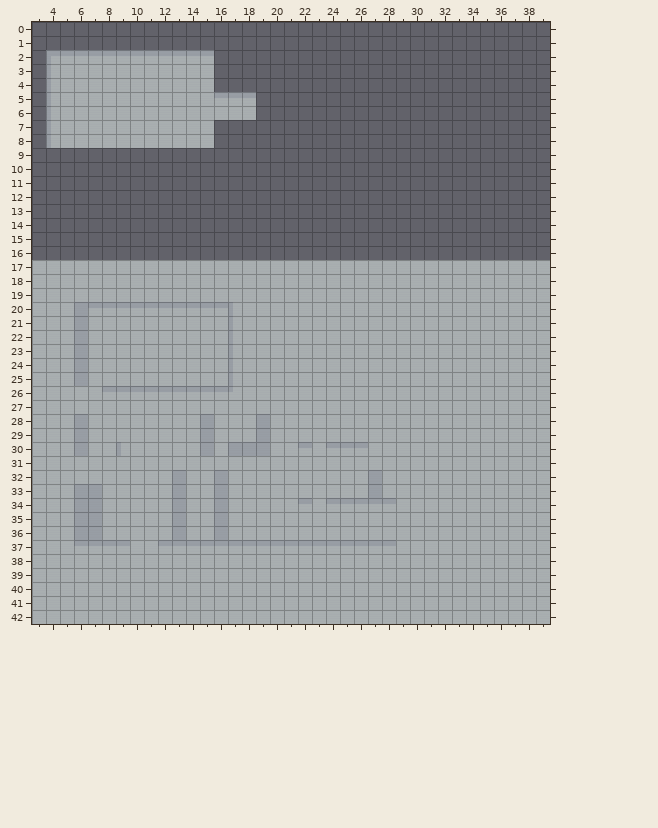
Two versions of a level (Tiled map, A4/res/images/tile/Miami_Metro_Office.tmx). The first picture shows the starting point.
Cells are 16x16 px. Shown: x 3..39, y 0..42.
The result:
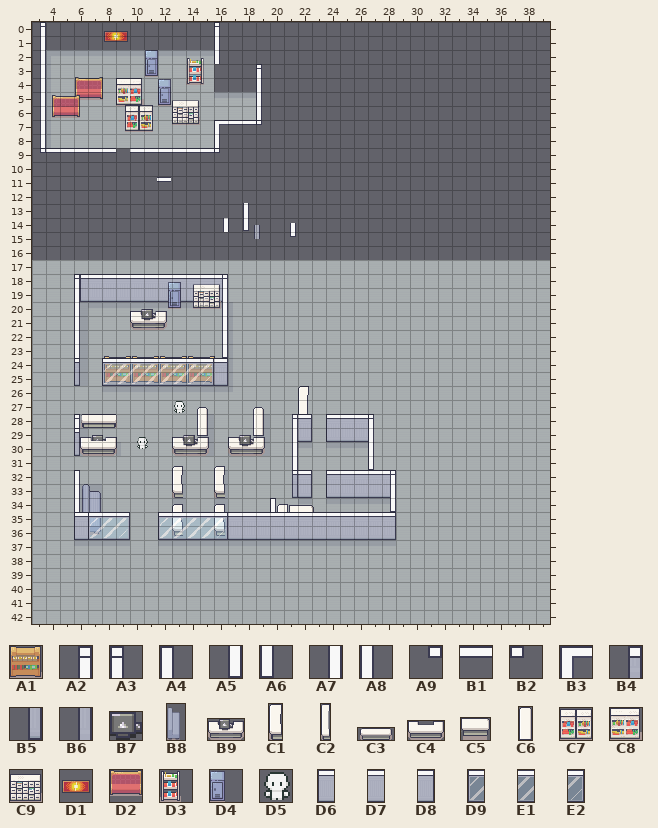
Key: from "book_self_1": A1 0; from "border_wall": A2 0, A3 1, A4 3, A5 4, A6 5, A7 9, A8 10, A9 18, B1 19, B2 20, B3 28, B4 33, B5 34, B6 35; from "computer_1": B7 0; from "couch_2_Right": B8 0; from "desk_1": B9 0; from "desk_2": C1 0; from "desk_3": C2 0; from "desk_4": C3 0; from "desk_5": C4 0; from "extend_desk_2": C5 0; from "extended_desk": C6 0; from "furniture_office": C7 0, C8 1, C9 2, D1 3, D2 4, D3 8, D4 9; from "icon": D5 0; from "wall_office": D6 0, D7 1, D8 2, D9 4, E1 5, E2 6.
Objects are placed by their top-left corner, in cells (3,4 is the top-left corner of cell 3,4); size is 1x1 cell unless given.
Changes in this commit:
--- layer "object_layer_1" (now shown)
+A2 "border_wall_1" at 3,0
+A3 "border_wall_2" at 16,0
+A7 "border_wall_10" at 3,1
+D1 "painting_1" at 8,0 size 2x2
+A8 "border_wall_11" at 16,1
+A7 "border_wall_10" at 3,2
+A8 "border_wall_11" at 16,2
+D4 "safe_1" at 11,1.9 size 2x2
+A7 "border_wall_10" at 3,3
+A3 "border_wall_2" at 19,3
+D3 "shelf_1" at 14,2.5 size 2x2
+A7 "border_wall_10" at 3,4
+A8 "border_wall_11" at 19,4
+D2 "couch_1" at 6.1,3.9 size 2x2
+A7 "border_wall_10" at 3,5
+C8 "storage_2" at 9,4 size 2x2
+D4 "safe_1" at 12,4 size 2x2
+A8 "border_wall_11" at 19,5
+A7 "border_wall_10" at 3,6
+A8 "border_wall_11" at 19,6
+D2 "couch_1" at 4.4,5.2 size 2x2
+C9 "storage_3" at 13,5.4 size 2x2
+C7 "storage_1" at 9.6,5.9 size 2x2
+A7 "border_wall_10" at 3,7
+B2 "border_wall_21" at 19,7
+B1 "border_wall_20" at 18,7
+B1 "border_wall_20" at 17,7
+A8 "border_wall_11" at 16,7
+B1 "border_wall_20" at 16,7
+B3 "border_wall_29" at 16,7
+A7 "border_wall_10" at 3,8
+A8 "border_wall_11" at 16,8
+A9 "border_wall_19" at 3,9
+B1 "border_wall_20" at 10,9
+B1 "border_wall_20" at 11,9
+B1 "border_wall_20" at 12,9
+B1 "border_wall_20" at 13,9
+B1 "border_wall_20" at 14,9
+B1 "border_wall_20" at 15,9
+B1 "border_wall_20" at 8,9
+B1 "border_wall_20" at 7,9
+B1 "border_wall_20" at 6,9
+B1 "border_wall_20" at 5,9
+B1 "border_wall_20" at 4,9
+B2 "border_wall_21" at 16,9
+B1 "border_wall_20" at 11.9,11.1
+A8 "border_wall_11" at 18.1,12.9
+A6 "border_wall_6" at 18.1,13.9
+A8 "border_wall_11" at 16.6,14
+A5 "border_wall_5" at 20.8,14.3
+B6 "border_wall_36" at 18.3,14.5
+A3 "border_wall_2" at 6,18
+A2 "border_wall_1" at 16,18
+A7 "border_wall_10" at 16,19
+A8 "border_wall_11" at 6,19
+D6 "wall_1" at 6.4,18 size 1x2
+D7 "wall_2" at 7.4,18 size 1x2
+D7 "wall_2" at 8.4,18 size 1x2
+D7 "wall_2" at 9.4,18 size 1x2
+D7 "wall_2" at 10.4,18 size 1x2
+D7 "wall_2" at 11.4,18 size 1x2
+D7 "wall_2" at 12.4,18 size 1x2
+D7 "wall_2" at 13.4,18 size 1x2
+D7 "wall_2" at 14.4,18 size 1x2
+D7 "wall_2" at 15.4,18 size 1x2
+D7 "wall_2" at 15.6,18 size 1x2
+D4 "safe_1" at 12.7,18.5 size 2x2
+C9 "storage_3" at 14.5,18.5 size 2x2
+A7 "border_wall_10" at 16,20
+A8 "border_wall_11" at 6,20
+B9 "desk_1" at 10,20.5 size 2.6x1.5
+A7 "border_wall_10" at 16,21
+A8 "border_wall_11" at 6,21
+A7 "border_wall_10" at 16,22
+A8 "border_wall_11" at 6,22
+A5 "border_wall_5" at 16,23
+A8 "border_wall_11" at 6,23
+B4 "border_wall_34" at 5.4,24
+A5 "border_wall_5" at 16,24
+A1 "book_shelf_1" at 12.1,23.9 size 2x2
+A1 "book_shelf_1" at 10.1,23.9 size 2x2
+A1 "book_shelf_1" at 14.1,23.9 size 2x2
+A1 "book_shelf_1" at 8.1,23.9 size 2x2
+D8 "wall_3" at 16,24 size 1x2
+B5 "border_wall_35" at 5.4,25
+E1 "wall_glass_2" at 10,24 size 1x2
+E2 "wall_glass_3" at 15,24 size 1x2
+E1 "wall_glass_2" at 11,24 size 1x2
+E1 "wall_glass_2" at 13,24 size 1x2
+E1 "wall_glass_2" at 12,24 size 1x2
+E1 "wall_glass_2" at 14,24 size 1x2
+D9 "wall_glass_1" at 8,24 size 1x2
+E1 "wall_glass_2" at 9,24 size 1x2
+D5 "Emily_idleD" at 13,27
+A3 "border_wall_2" at 6,28
+A3 "border_wall_2" at 21.6,28
+A2 "border_wall_1" at 26.4,28
+C3 "desk_4" at 6.2,28 size 3x1
+C2 "desk_3" at 22,26 size 0.8x3.2
+C6 "extend_desk_1" at 14.8,27.5 size 0.8x2.1
+C6 "extend_desk_1" at 18.8,27.5 size 0.8x2.1
+B4 "border_wall_34" at 5.4,29
+A8 "border_wall_11" at 21.6,29
+D7 "wall_2" at 25,28 size 1x2
+D7 "wall_2" at 26,28 size 1x2
+A7 "border_wall_10" at 26.4,29
+D6 "wall_1" at 24,28 size 1x2
+D8 "wall_3" at 22,28 size 1x2
+B7 "computer_1" at 7.2,29.5 size 1x0.9
+D5 "IdleD" at 10.4,29.6
+B9 "desk_1" at 13,29.5 size 2.6x1.5
+B9 "desk_1" at 17,29.5 size 2.6x1.5
+B5 "border_wall_35" at 5.4,30
+A8 "border_wall_11" at 21.6,30
+A7 "border_wall_10" at 26.4,30
+C4 "desk_5" at 6.4,29.6 size 2.6x1.4
+A8 "border_wall_11" at 21.6,31
+A5 "border_wall_5" at 26.4,31
+B4 "border_wall_34" at 21,32
+A2 "border_wall_1" at 28,32
+A7 "border_wall_10" at 26.4,32
+A4 "border_wall_4" at 6,32
+A8 "border_wall_11" at 6,33
+B5 "border_wall_35" at 21,33
+D6 "wall_1" at 24,32 size 1x2
+D7 "wall_2" at 25,32 size 1x2
+D7 "wall_2" at 26,32 size 1x2
+D8 "wall_3" at 22,32 size 1x2
+D8 "wall_3" at 27.6,32 size 1x2
+D7 "wall_2" at 27,32 size 1x2
+A7 "border_wall_10" at 28,33
+C1 "desk_2" at 13,31.8 size 0.8x2.2
+C1 "desk_2" at 16,31.8 size 0.8x2.2
+A8 "border_wall_11" at 6,34
+A5 "border_wall_5" at 28,34
+A4 "border_wall_4" at 20,34
+C5 "extend_desk_3" at 21.4,34.5 size 1.8x1.4
+A7 "border_wall_10" at 28,35
+B8 "couch_2_right" at 6.5,32.6 size 2x4
+C1 "desk_2" at 20.5,34.5 size 0.8x2.2
+C1 "desk_2" at 13,34.5 size 0.8x2.2
+C1 "desk_2" at 16,34.5 size 0.8x2.2
+D8 "wall_3" at 28,35 size 1x2
+D7 "wall_2" at 19,35 size 1x2
+D7 "wall_2" at 18,35 size 1x2
+D7 "wall_2" at 17,35 size 1x2
+D6 "wall_1" at 6,35 size 1x2
+E2 "wall_glass_3" at 9,35 size 1x2
+D9 "wall_glass_1" at 7,35 size 1x2
+E1 "wall_glass_2" at 8,35 size 1x2
+E2 "wall_glass_3" at 16,35 size 1x2
+D9 "wall_glass_1" at 12,35 size 1x2
+E1 "wall_glass_2" at 13,35 size 1x2
+E1 "wall_glass_2" at 14,35 size 1x2
+E1 "wall_glass_2" at 15,35 size 1x2
+D7 "wall_2" at 21,35 size 1x2
+D7 "wall_2" at 20,35 size 1x2
+D7 "wall_2" at 23,35 size 1x2
+D7 "wall_2" at 22,35 size 1x2
+D7 "wall_2" at 25,35 size 1x2
+D7 "wall_2" at 24,35 size 1x2
+D7 "wall_2" at 27,35 size 1x2
+D7 "wall_2" at 26,35 size 1x2
